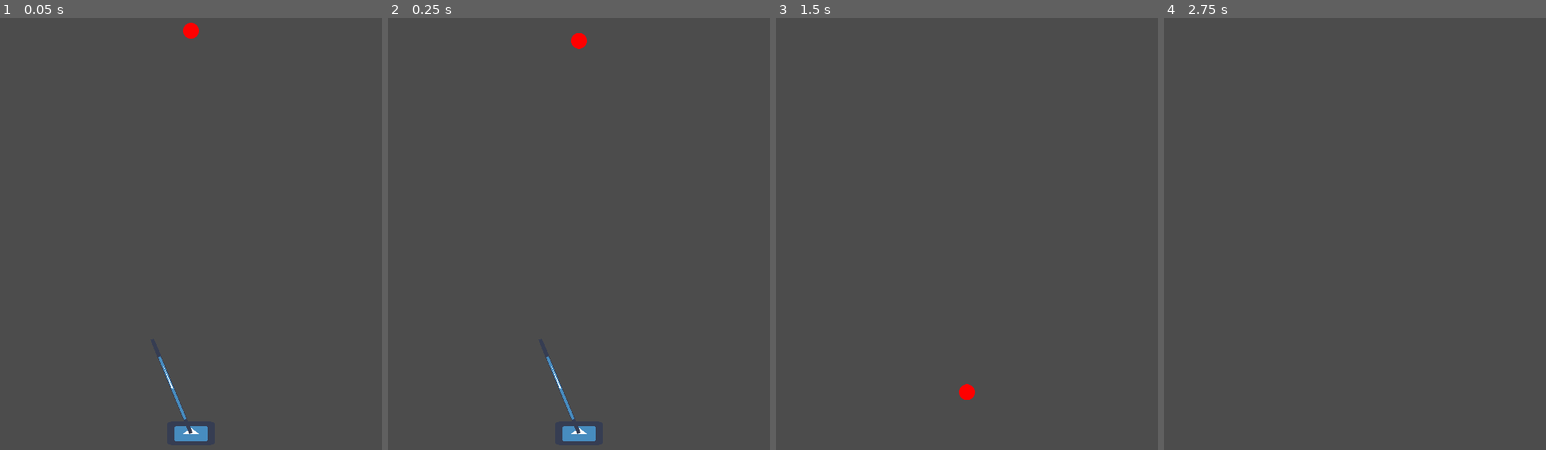
Above: before the commit, frames 1-4 (left to right).
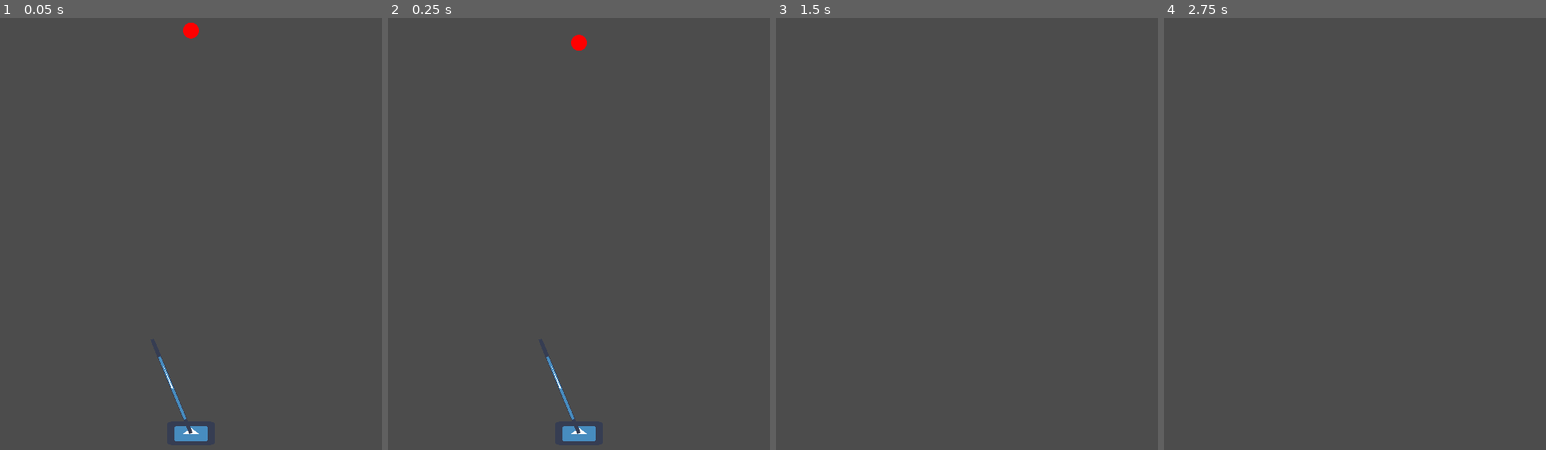
Above: after the commit, the same moments.

Repository: leogeier/impact_juggling
Game: Godot game, scene res://Main/Main.tscn
Same seed, same stepped clock (60 frames per second), same inputs: the game is played once before the commit and once after it. The engine's default icon, where the game draws it, is replaced by a stand-in: a white triangle on a blue panel in a dark square.
Inputs (mouse positions are in pixels of both pictures, inside the frame that each line leads up to):
- Up to frame 1 (0.05 s): no input
- Up to frame 2 (0.25 s): no input
- Up to frame 3 (1.5 s): move the mouse to (1051, 199) at 0.52 s; hold Right (ui_right) 0.53-1.28 s; move the mouse to (890, 251) at 1.27 s; hold Left (ui_left) from 1.28 s (still down)
- Up to frame 4 (2.75 s): move the mouse to (1393, 113) at 2.02 s; release Left (ui_left) at 2.03 s; hold Right (ui_right) from 2.03 s (still down)

The runs differ from the first frame. In frame 1, less than 0.1% of the frame differs, in the area x 47-53%, y 1-5%; in frame 2, less than 0.1%; in frame 3, 0.1%, in the area x 47-53%, y 84-89%; in frame 4, nothing differs.

Commit message:
use kinematicbody instead of janky area stuff

Diff:
--- a/ld-47/Ball/Ball.gd
+++ b/ld-47/Ball/Ball.gd
@@ -1,16 +1,25 @@
-extends Node2D
+extends KinematicBody2D
 
-export var gravity = 400
+export var gravity = 9
 var velocity = Vector2()
 
 func _ready():
-	for paddle in get_tree().get_nodes_in_group("paddle"):
-		paddle.add_ball(self)
+	pass
 
 func reflect(dir):
 	velocity = velocity.length() * dir
 	print(dir)
 
-func _process(delta):
-	velocity.y += gravity * delta
-	position += velocity * delta
+func _physics_process(delta):
+	var collision = move_and_collide(velocity)
+
+	if collision != null:
+		var dir = Vector2()
+		var collider = collision.collider
+		if collider.is_in_group("paddle"):
+			dir = collider.reflection_dir
+			print(dir)
+
+		velocity = velocity.length() * dir
+	else:
+		velocity.y += gravity * delta
--- a/ld-47/Paddle/Paddle.gd
+++ b/ld-47/Paddle/Paddle.gd
@@ -1,19 +1,18 @@
-extends Node2D
+extends StaticBody2D
 
 export var speed = 700;
 
-func add_ball(ball):
-	$Area2D.connect("body_entered", self, "ball_collision")
+var reflection_dir setget , get_reflection_dir
 
-func ball_collision(ball):
+func get_reflection_dir():
 	var dir = Vector2(0, 1).rotated($DirArrow.rotation)
 	dir *= -1
-	ball.reflect(dir)
+	return dir
 
 func _ready():
 	pass
 
-func _process(delta):
+func _physics_process(delta):
 	var pos_delta = speed * delta;
 	if Input.is_action_pressed("ui_right"):
 		position.x += pos_delta;
--- a/ld-47/Paddle/Paddle.tscn
+++ b/ld-47/Paddle/Paddle.tscn
@@ -7,7 +7,7 @@
 [sub_resource type="RectangleShape2D" id=1]
 extents = Vector2( 30.1176, 14.9174 )
 
-[node name="Paddle" type="Node2D" groups=[
+[node name="Paddle" type="StaticBody2D" groups=[
 "paddle",
 ]]
 script = ExtResource( 2 )
@@ -18,7 +18,5 @@
 
 [node name="DirArrow" parent="." instance=ExtResource( 3 )]
 
-[node name="Area2D" type="Area2D" parent="."]
-
-[node name="CollisionShape2D" type="CollisionShape2D" parent="Area2D"]
+[node name="CollisionShape2D" type="CollisionShape2D" parent="."]
 shape = SubResource( 1 )
